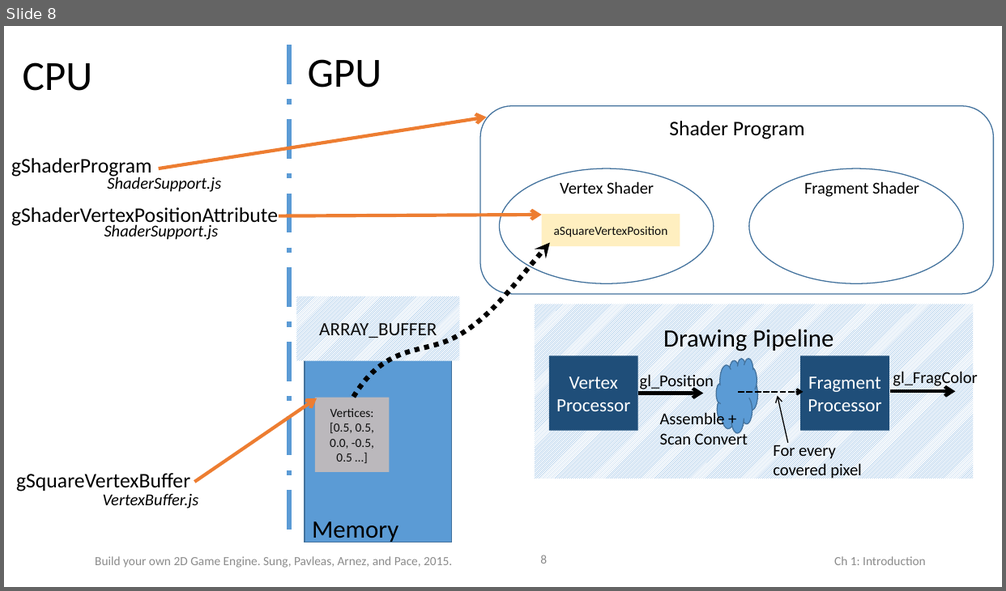
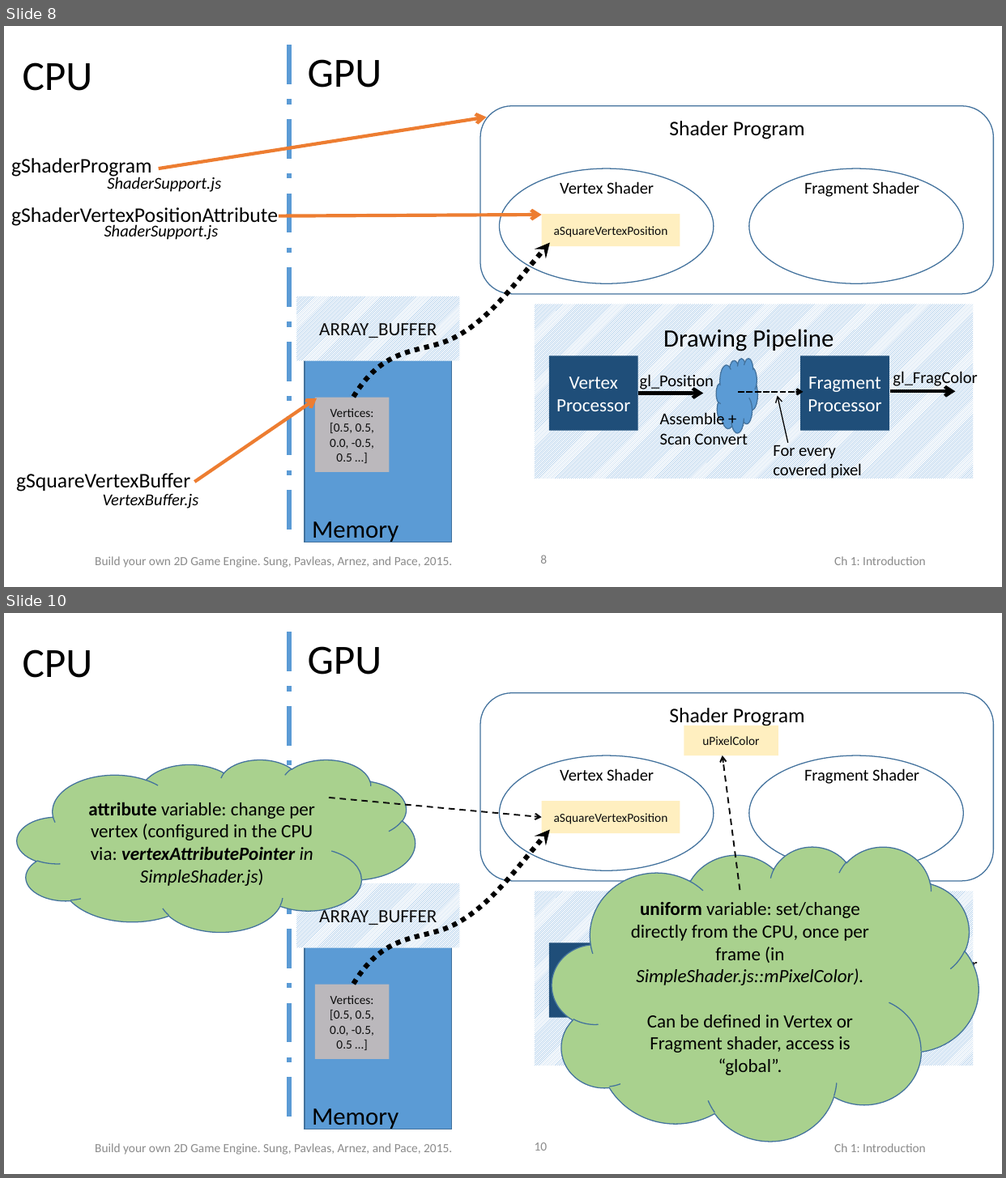
Before and after one commit to Apress/build-your-own-2d-game-engine, a slide deck: AdditionalMaterials/BookPPTs/Chap2-EX2.3.pptx. Shown one above the other, each under a label of ours: slide 8 before the commit, slides 8 and 10 after it; the slides between them are not shown. The pictures are 1006x591 and 1006x1178 pixels, drawn with LibreOffice and Linux fonts; fonts in the diff are those of the drawing. Boxes give left, top, right and bottom in pixels: in the first picture for what was removed or moved away, otherwise in the second. Text is boxed around its words. In the diff, an @@ line names an element or a change of style, - is before the commit and + after.

Commit message:
For EX 2.6 variable types

```diff
--- a/AdditionalMaterials/BookPPTs/Chap2-EX2.3.pptx
+++ b/AdditionalMaterials/BookPPTs/Chap2-EX2.3.pptx
@@ slide 10 added at [4,613,1002,1174], background #FFFFFF; not listed: 3 template elements that a slide beside it also shows @@
@@ line added from (289, 632) to (289, 1131), #5B9BD5 4.75 pt dashed @@
@@ text added at [23,649,93,678], 40 pt, text #000000 @@
+CPU
@@ text added at [308,646,382,675], 40 pt, text #000000 @@
+GPU
@@ rounded rectangle added at [480,693,993,881], outline #43739E 1 pt @@
@@ text added at [669,708,805,727], 20 pt, text #000000 @@
+Shader Program
@@ rectangle added at [684,726,778,756], fill #FFE699 at 61% opacity, 12 pt, text #0D0D0D @@
+uPixelColor
@@ ellipse added at [500,756,714,871], outline #43739E 1 pt @@
@@ arrow added from (740, 890) to (722, 756), #0D0D0D 1.5 pt dashed @@
@@ ellipse added at [750,756,964,871], outline #43739E 1 pt @@
@@ cloud added at [17,760,415,932], fill #A9D18E, outline #43739E 1 pt, 18 pt, text #000000 @@
+attribute variable: change per vertex (configured in the CPU via: vertexAttributePointer in SimpleShader.js)
@@ text added at [560,769,654,781], 16 pt, text #000000 @@
+Vertex Shader
@@ text added at [804,767,919,784], 16 pt, text #000000 @@
+Fragment Shader
@@ arrow added from (329, 798) to (542, 817), #0D0D0D 1.5 pt dashed @@
@@ rectangle added at [542,801,680,833], fill #FFE699 at 61% opacity, 12 pt, text #0D0D0D @@
+aSquareVertexPosition
@@ freeform shape added at [354,830,550,984], outline #000000 4.75 pt dashed @@
@@ cloud added at [552,846,978,1142], fill #A9D18E, outline #43739E 1 pt, 18 pt, text #000000 @@
+uniform variable: set/change directly from the CPU, once per frame (in SimpleShader.js::mPixelColor).
+Can be defined in Vertex or Fragment shader, access is “global”.
@@ rectangle added at [296,884,460,948], fill pattern #5B9BD5 on #FFFFFF, 18 pt, text #0D0D0D @@
+ARRAY_BUFFER
@@ rectangle added at [535,892,974,1066], fill pattern #5B9BD5 on #FFFFFF @@
@@ text added at [663,913,833,940], 24 pt, text #000000 @@
+Drawing Pipeline
@@ rectangle added at [305,943,452,1130], fill #5B9BD5, outline #43739E 1 pt @@
@@ rectangle added at [549,943,638,1018], fill #1F4E79, 18 pt, text #FFFFFF @@
+Vertex Processor
@@ cloud added at [716,945,757,1020], fill #5B9BD5, outline #43739E 1 pt @@
@@ text added at [640,969,714,977], 16 pt, text #000000 @@
+gl_Position
@@ text added at [808,969,881,985], 18 pt, text #FFFFFF @@
+Fragment Processor
@@ text added at [893,956,977,975], 16 pt, text #000000 @@
+gl_FragColor
@@ rectangle added at [315,984,389,1059], fill #F8CBAD at 61% opacity, 12 pt, text #0D0D0D @@
+Vertices: [0.5, 0.5, 0.0, -0.5, 0.5 …]
@@ arrow added from (638, 981) to (703, 981), #000000 3.25 pt @@
@@ arrow added from (739, 979) to (803, 979), #000000 2 pt dashed @@
@@ arrow added from (788, 1030) to (778, 983), #000000 1 pt @@
@@ arrow added from (890, 978) to (956, 978), #000000 3.25 pt @@
@@ text added at [660,1015,725,1028], 16 pt, text #000000 @@
+Assemble +
+Scan Convert
@@ text added at [773,1040,862,1064], 16 pt, text #000000 @@
+For every
+covered pixel
@@ text added at [312,1109,398,1131], 24 pt, text #000000 @@
+Memory
```
Also in this commit, not shown: 1 other slide added.
